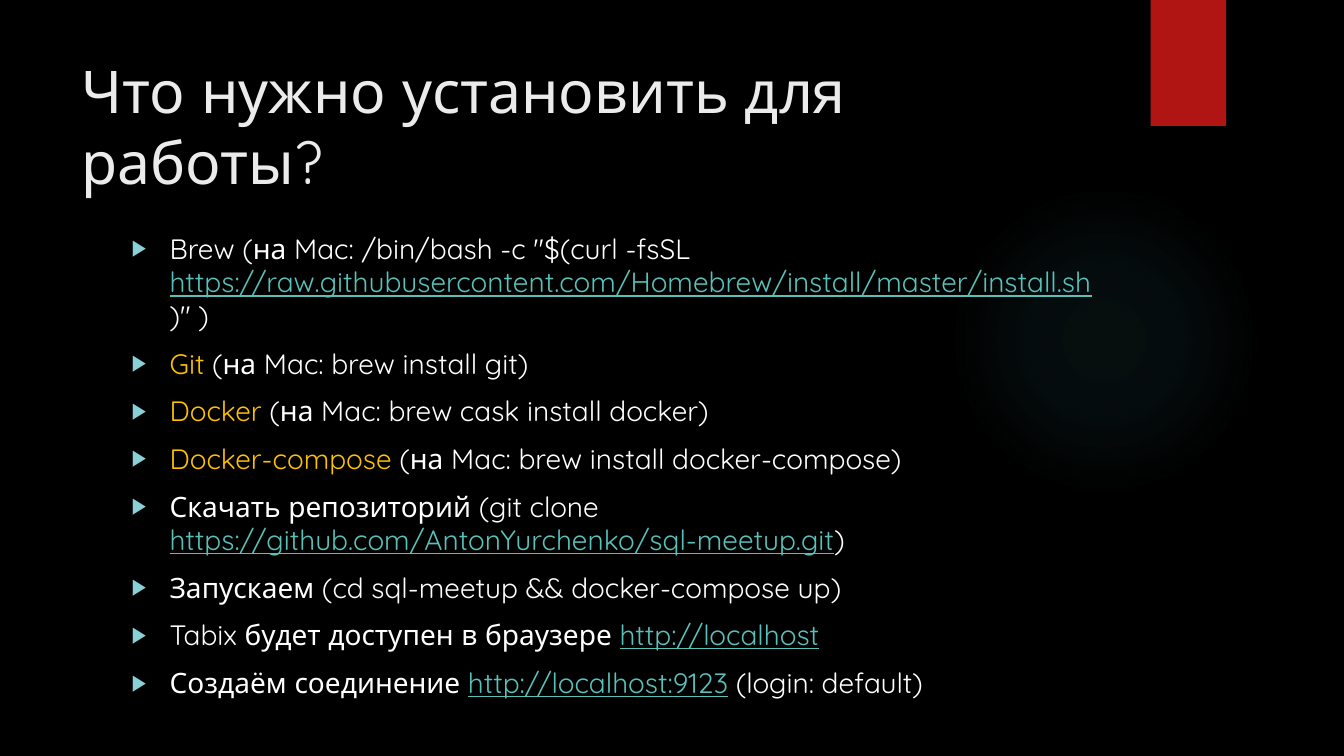
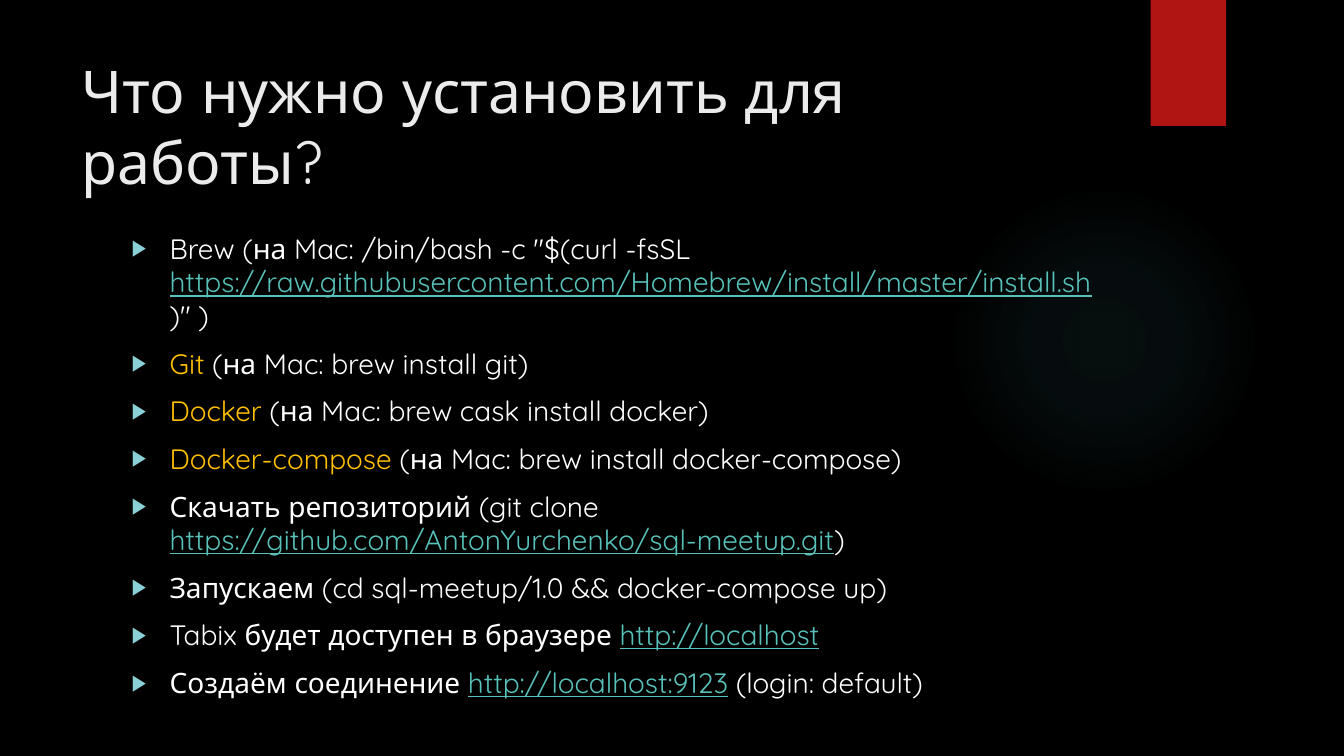
Before and after one commit to AntonYurchenko/sql-meetup, a slide deck: slide 3 of 1.0/presentation.pptx. Drawn at 1344x756 pixels with LibreOffice and Linux fonts; fonts in the diff are those of the drawing; background and template pictures are left out. Boxes give left, top, right and bottom in pixels: in the first picture for what was removed or moved away, otherwise in the second. Text is boxed around its words. In the diff, an @@ line names an element or a change of style, - is before the commit and + after.

Commit message:
Change presentation

```diff
--- a/1.0/presentation.pptx
+++ b/1.0/presentation.pptx
@@ text at (x1=170, y1=575, x2=887, y2=605): text changed @@
-▶ Запускаем (cd sql-meetup && docker-compose up)
+▶ Запускаем (cd sql-meetup/1.0 && docker-compose up)
```
